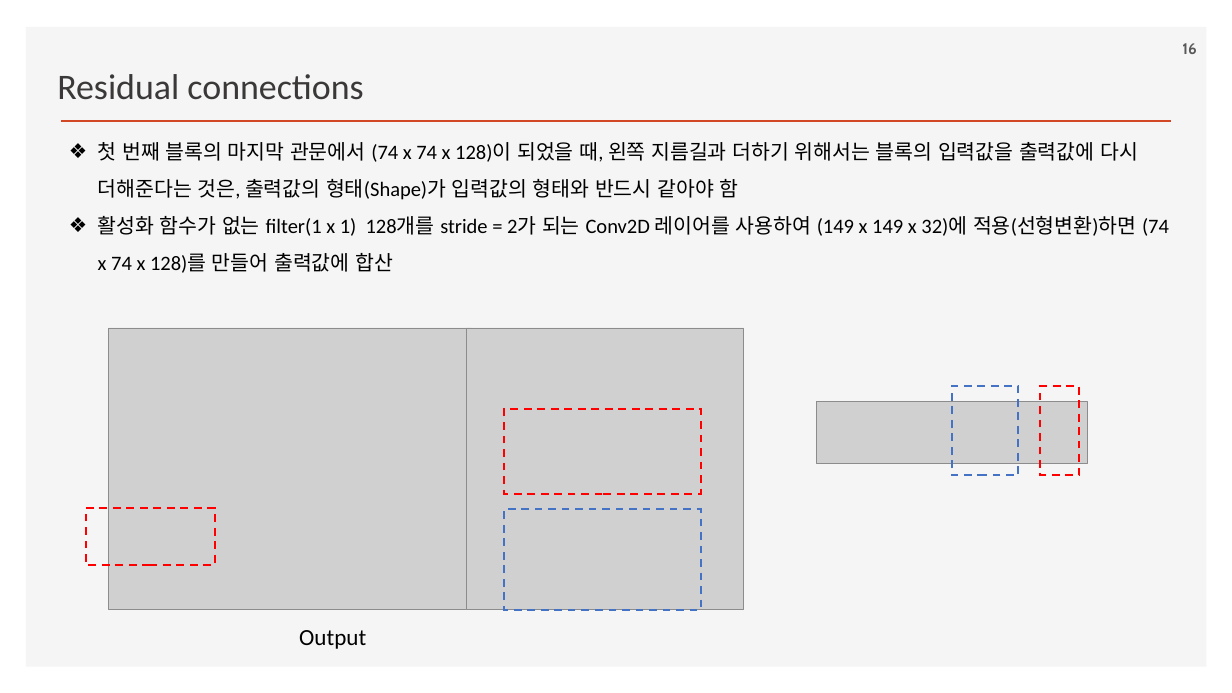
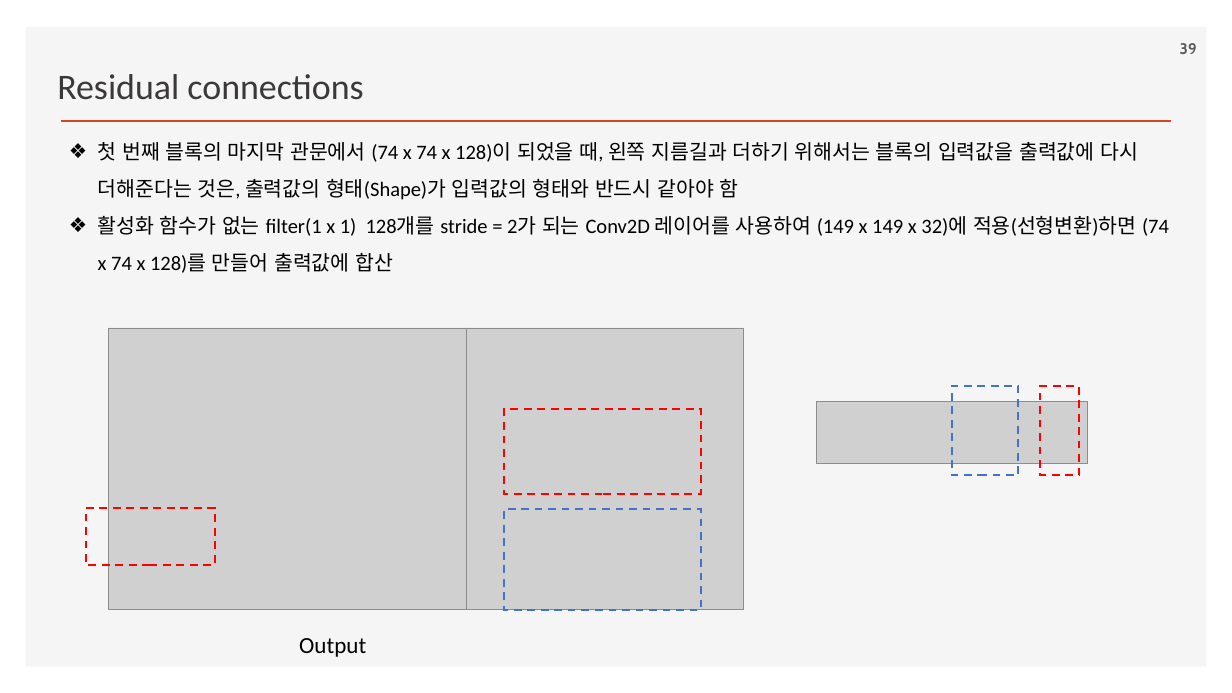
Before and after one commit to ancestor9/2026_Fall_Deep-Learning-with-Python, a slide deck: slide 39 of Chapter 09 ConvNet architecture patterns.pptx (slide 16 before the commit). Drawn at 1232x693 pixels with LibreOffice and Linux fonts; fonts in the diff are those of the drawing; grey boxes stand for pictures; background and template pictures are left out. Boxes give left, top, right and bottom in pixels: in the first picture for what was removed or moved away, otherwise in the second. Text is boxed around its words. In the diff, an @@ line names an element or a change of style, - is before the commit and + after.

```diff
--- a/Chapter 09 ConvNet architecture patterns.pptx
+++ b/Chapter 09 ConvNet architecture patterns.pptx
@@ page number at (x1=1180, y1=43, x2=1197, y2=54): text changed @@
-16
+39
@@ text "Output" moved from (x1=299, y1=630, x2=366, y2=649) to (x1=299, y1=638, x2=366, y2=657) @@
```
Also in this commit, not shown: 5 other slides changed, 8 slides added, 1 other file.
